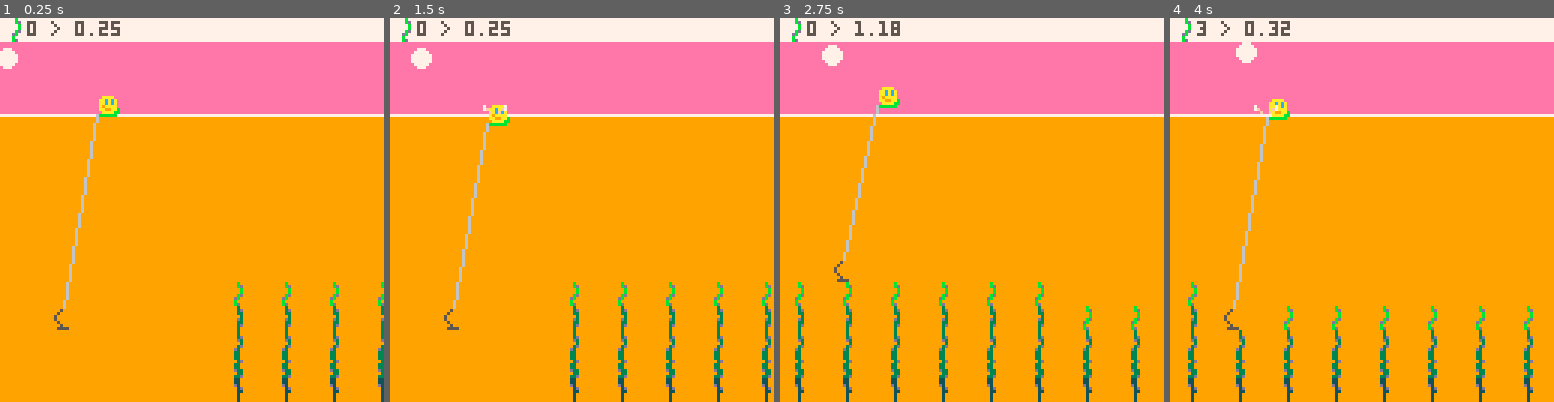
Above: before the commit, frames 1-4 (left to right).
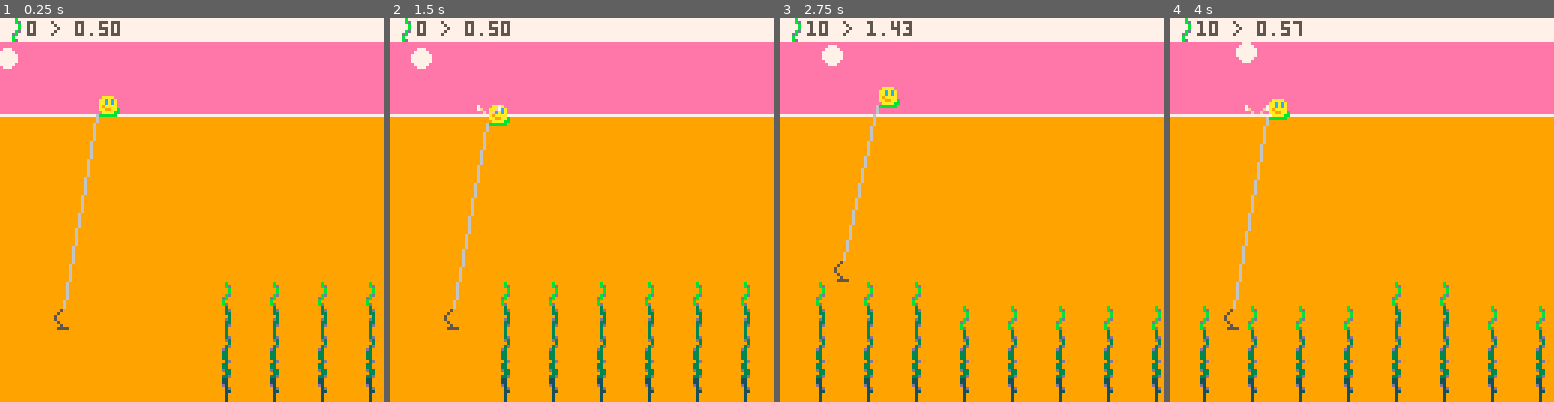
Above: after the commit, the same moments.

Repository: broquaint/pico8-carts
Game: PICO-8 cartridge eggjam18.p8
The game is run twice, just before and just after one commit, with the same random seed, the same clock (stepped at 60 frames per second) and the same inputs.
Inputs:
- Up to frame 1 (0.25 s): no input
- Up to frame 2 (1.5 s): tap X (X key) at 0.33, 1.07 s; tap O (Z key) at 0.7 s
- Up to frame 3 (2.75 s): hold Right 1.6-2.1 s; tap O (Z key) at 1.7, 2.1, 2.5 s; tap X (X key) at 1.85 s; hold Up 2.15-2.42 s; hold Right from 2.47 s (still down)
- Up to frame 4 (4 s): tap O (Z key) at 2.9, 3.3, 3.7 s; tap X (X key) at 2.97 s; release Right at 3.03 s; hold Left 3.08-3.58 s; hold Down 3.63-3.97 s

The runs differ from the first frame. In frame 1, 3.3% of the frame differs, in the area x 25-100%, y 1-100%; in frame 2, 4.8%; in frame 3, 6.6%, in the area x 3-100%, y 0-100%; in frame 4, 6.2%.

Commit message:
Constant twiddling

Diff:
--- a/eggjam18.p8
+++ b/eggjam18.p8
@@ -12,8 +12,8 @@
 -- Default state so title screen works
 g_anims = {}
 frame_count = 0
-WATER_LINE = 32
-
+
+WATER_LINE  = 32
 WATER_GRAV  = 12 * 1/40
 AIR_GRAV    = 8  * 1/30
 MAX_SPEED_X = 2.5
@@ -32,7 +32,7 @@
          y = WATER_LINE-7,
          sprite = 0,
          move_dir = 0,
-         speed_x = MIN_SPEED_X,
+         speed_x = 0.5,
          speed_y = 0,
          jumping = false,
          bounces = 0,
